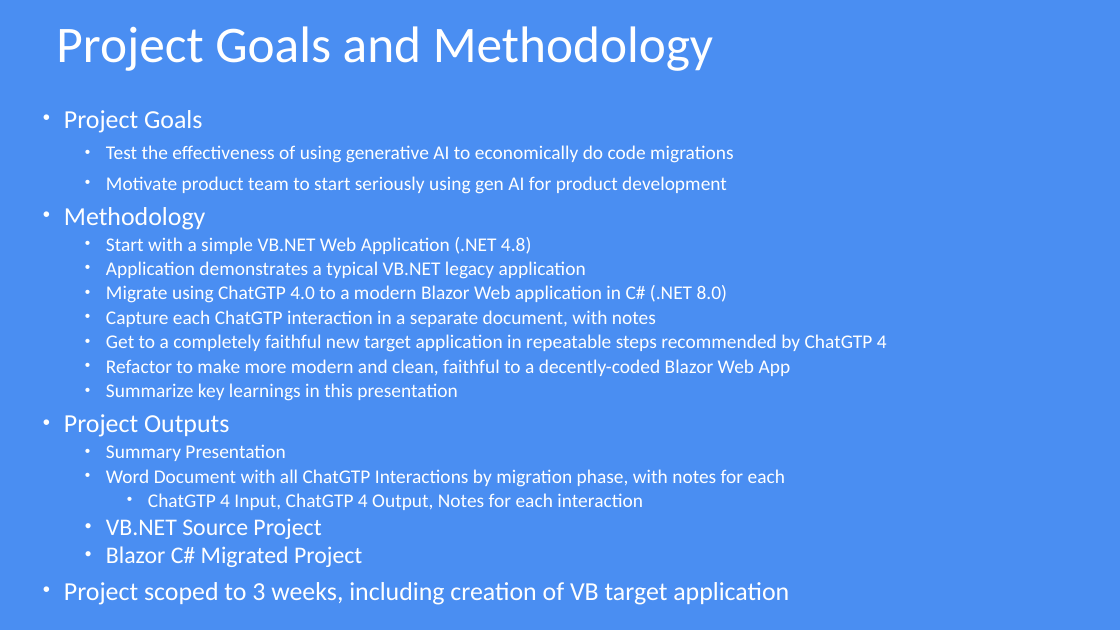
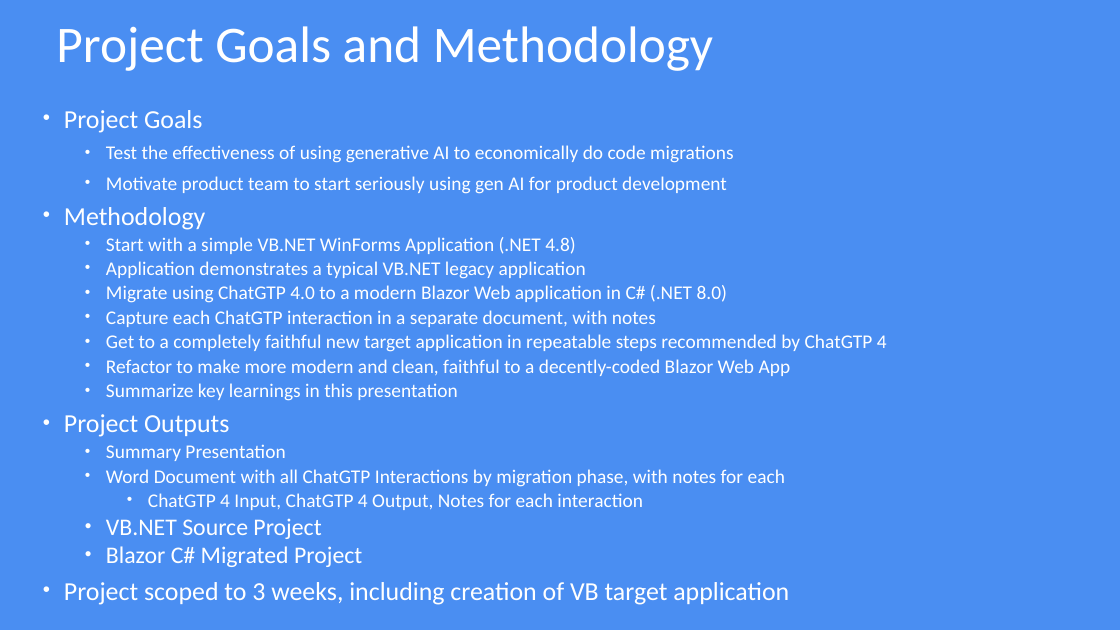
Before and after one commit to ddskier/TradeBlazorApp, a slide deck: slide 3 of wwwroot/GAPMoblize_Project_DryRun_2_27.pptx (slide 2 before the commit). Drawn at 1120x630 pixels with LibreOffice and Linux fonts; fonts in the diff are those of the drawing. Boxes give left, top, right and bottom in pixels: in the first picture for what was removed or moved away, otherwise in the second. Text is boxed around its words. In the diff, an @@ line names an element or a change of style, - is before the commit and + after.

Commit message:
Update Doc

```diff
--- a/wwwroot/GAPMoblize_Project_DryRun_2_27.pptx
+++ b/wwwroot/GAPMoblize_Project_DryRun_2_27.pptx
@@ text at (106,237,575,254): text changed @@
-  • Start with a simple VB.NET Web Application (.NET 4.8)
+  • Start with a simple VB.NET WinForms Application (.NET 4.8)
```
Also in this commit, not shown: 1 slide added.
